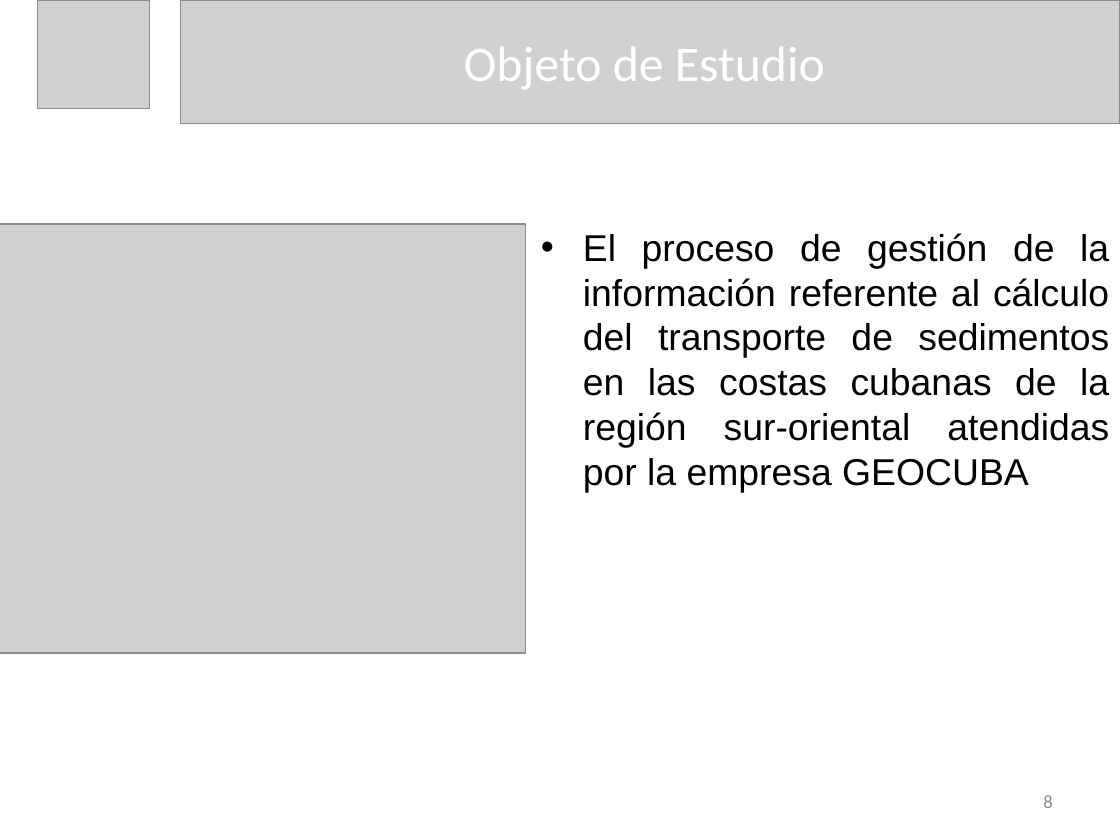
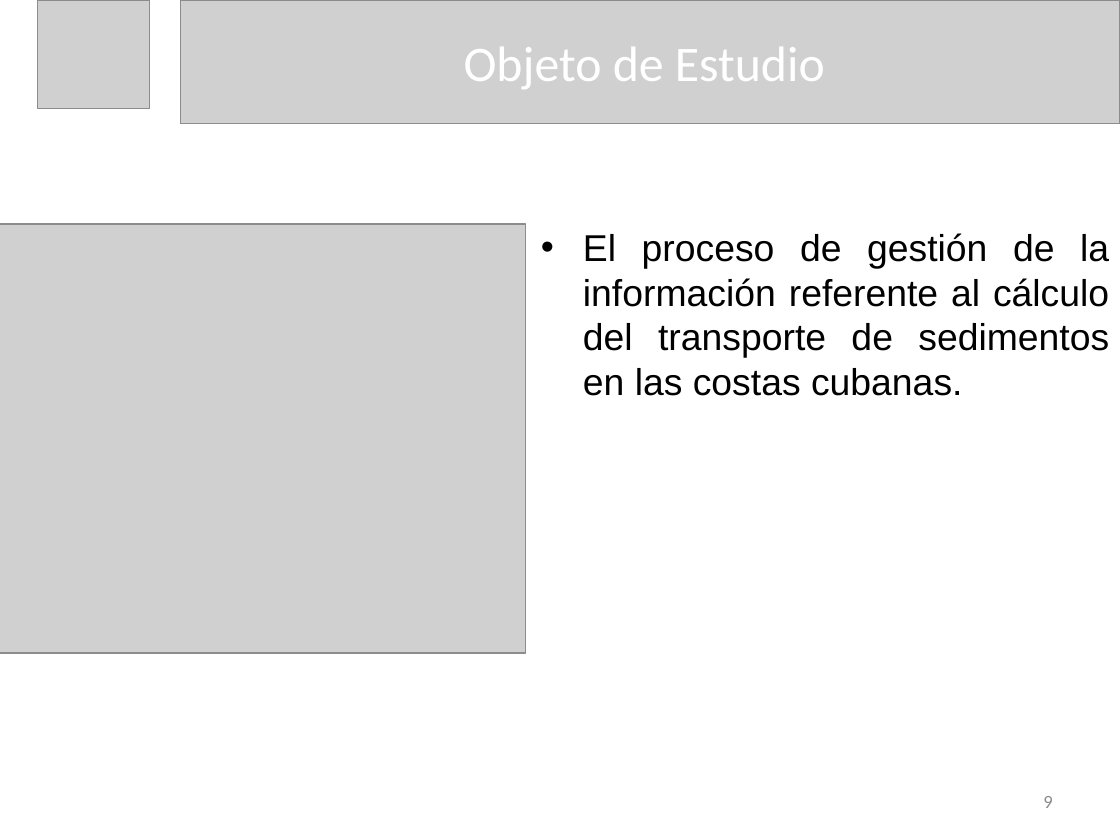
Before and after one commit to dariel-cabrera/MoreCoasts, a slide deck: slide 9 of DOC/Presentacion de Tesis Dariel Cabrera Lopez.pptx (slide 8 before the commit). Drawn at 1120x840 pixels with LibreOffice and Linux fonts; fonts in the diff are those of the drawing; grey boxes stand for pictures. Boxes give left, top, right and bottom in pixels: in the first picture for what was removed or moved away, otherwise in the second. Text is boxed around its words. In the diff, an @@ line names an element or a change of style, - is before the commit and + after.

```diff
--- a/DOC/Presentacion de Tesis Dariel Cabrera Lopez.pptx
+++ b/DOC/Presentacion de Tesis Dariel Cabrera Lopez.pptx
@@ text at <box>583,233,1109,396</box>: text changed @@
-• El proceso de gestión de la información referente al cálculo del transporte de sedimentos en las costas cubanas de la región sur-oriental atendidas por la empresa GEOCUBA
+• El proceso de gestión de la información referente al cálculo del transporte de sedimentos en las costas cubanas.
@@ page number at <box>1043,796,1052,808</box>: text changed @@
-8
+9
```
Also in this commit, not shown: 3 other slides changed, 10 slides added, 4 other files.
